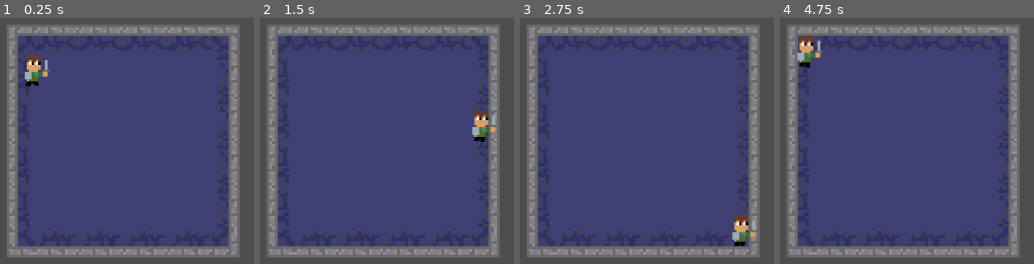
Above: before the commit, frames 1-4 (left to right).
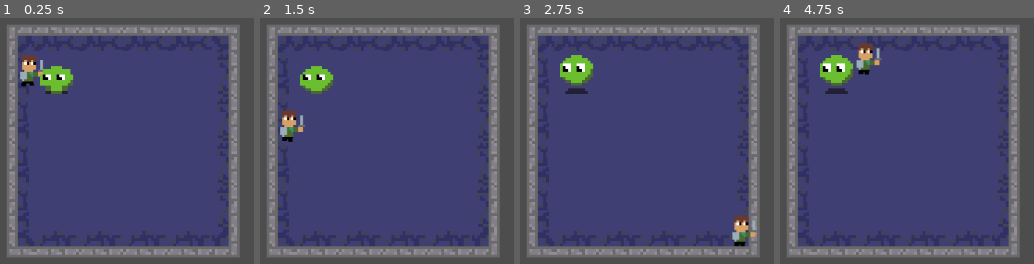
Above: after the commit, the same moments.

Repository: beml201/dungeon_game1
Game: Godot game, scene res://scenes/main.tscn
Same seed, same stepped clock (60 frames per second), same inputs: the game is played once before the commit and once after it.
Inputs (mouse positions are in pixels of both pictures, inside the frame that each line leads up to):
- Up to frame 1 (0.25 s): no input
- Up to frame 2 (1.5 s): move the mouse to (outside the picture) at 0.52 s; hold D (right) 0.53-1.28 s; click (outside the picture) at 0.67 s; move the mouse to (488, 254) at 1.27 s; hold S (down) from 1.28 s (still down)
- Up to frame 3 (2.75 s): move the mouse to (outside the picture) at 2.02 s; release S (down) at 2.03 s; hold D (right) from 2.03 s (still down)
- Up to frame 4 (4.75 s): move the mouse to (outside the picture) at 2.77 s; release D (right) at 2.78 s; hold W (up) 2.78-3.53 s; click (outside the picture) at 2.92 s; move the mouse to (outside the picture) at 3.52 s; hold A (left) from 3.53 s (still down); move the mouse to (929, 165) at 4.27 s

The runs differ from the first frame. In frame 1, 2.0% of the frame differs, in the area x 7-29%, y 15-31%; in frame 2, 2.7%; in frame 3, 1.5%; in frame 4, 3.2%, in the area x 6-40%, y 7-31%.

Commit message:
slime in world, can jump

Diff:
--- /dev/null
+++ b/scenes/mob_slime.gd
@@ -0,0 +1,16 @@
+extends CharacterBody2D
+
+var speed = 200
+var player_chase = false
+#var player = get_parent().get_node("sam")
+
+func _physics_process(delta):
+	get_node ("AnimationPlayer").play("jump")
+	if player_chase:
+		#position += (player.position - position)/speed
+
+		get_node ("AnimationPlayer").play("jump")
+
+func _on_view_area_body_entered(body):
+	#player = body
+	player_chase = true
--- a/scenes/mob_slime.tscn
+++ b/scenes/mob_slime.tscn
@@ -1,6 +1,7 @@
-[gd_scene load_steps=7 format=3 uid="uid://cttkfpsyxqqfx"]
+[gd_scene load_steps=8 format=3 uid="uid://cttkfpsyxqqfx"]
 
 [ext_resource type="Texture2D" uid="uid://cdo8kfwtdtony" path="res://assets/animations/mob_slime.png" id="1_n6j4j"]
+[ext_resource type="Script" path="res://scenes/mob_slime.gd" id="1_ricp3"]
 
 [sub_resource type="CircleShape2D" id="CircleShape2D_578ss"]
 radius = 3.88806
@@ -45,6 +46,7 @@
 [sub_resource type="CircleShape2D" id="CircleShape2D_6jksf"]
 
 [node name="mob_slime" type="CharacterBody2D"]
+script = ExtResource("1_ricp3")
 
 [node name="Sprite2D" type="Sprite2D" parent="."]
 texture = ExtResource("1_n6j4j")
--- a/scripts/main.gd
+++ b/scripts/main.gd
@@ -3,6 +3,7 @@
 const Player = preload("res://scenes/sam.tscn")
 const Dungeon = preload("res://scenes/dungeon.tscn")
 const tilesize = 16
+const Slime = preload("res://scenes/mob_slime.tscn")
 # Called when the node enters the scene tree for the first time.
 func _ready():
 	# Load dungeon
@@ -14,6 +15,11 @@
 	player.global_position = Vector2i(5*tilesize,5*tilesize)
 	add_child(player)
 
+
+	var slime = Slime.instantiate()
+	slime.global_position = Vector2i(6*tilesize,6*tilesize)
+	add_child(slime)
+
 # Called every frame. 'delta' is the elapsed time since the previous frame.
 func _process(delta):
 	pass
